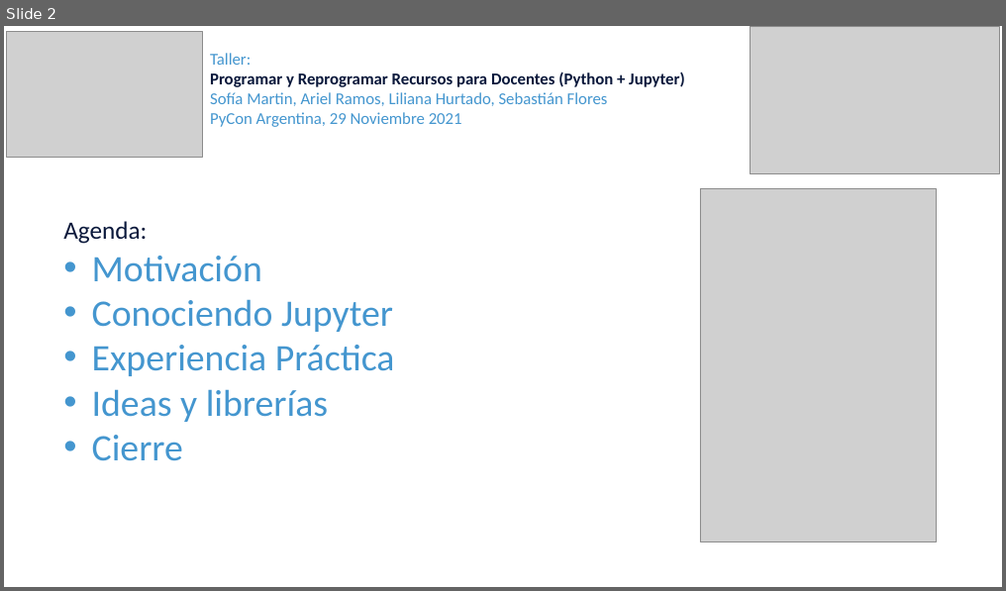
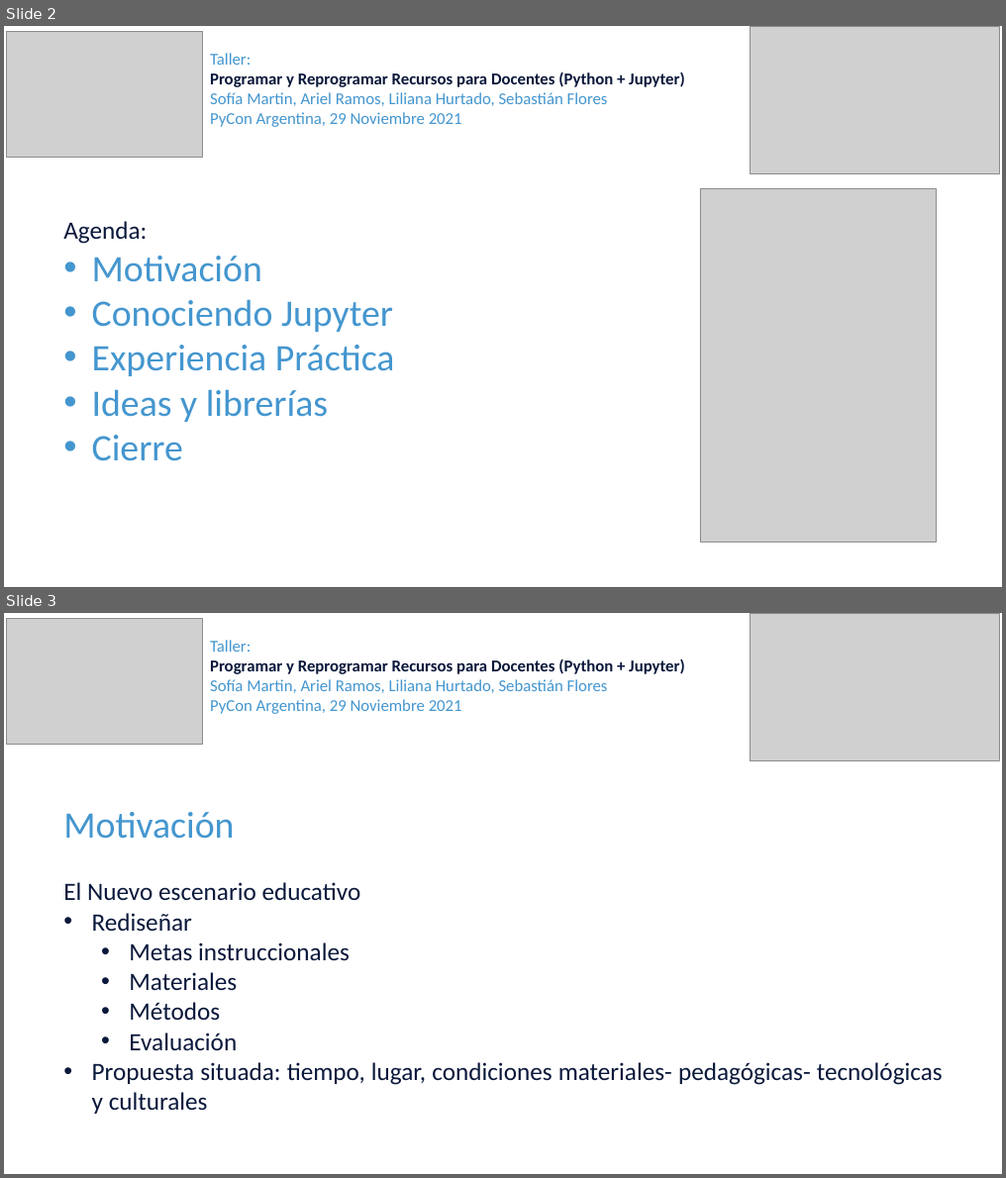
Before and after one commit to sebastiandres/pycon_ar, a slide deck: Parte1-Liliana-Motivacion.pptx. Shown one above the other, each under a label of ours: slide 2 before the commit, slides 2 and 3 after it. The pictures are 1006x591 and 1006x1178 pixels, drawn with LibreOffice and Linux fonts; fonts in the diff are those of the drawing; grey boxes stand for pictures. Boxes give left, top, right and bottom in pixels: in the first picture for what was removed or moved away, otherwise in the second. Text is boxed around its words. In the diff, an @@ line names an element or a change of style, - is before the commit and + after.

```diff
--- a/Parte1-Liliana-Motivacion.pptx
+++ b/Parte1-Liliana-Motivacion.pptx
@@ slide 3 added at bbox=[4, 613, 1002, 1174], background #FFFFFF @@
@@ picture added at bbox=[7, 618, 203, 744] @@
@@ text added at bbox=[210, 640, 685, 714], 16 pt, text #4496CF @@
+Taller:
+Programar y Reprogramar Recursos para Docentes (Python + Jupyter)
+Sofía Martin, Ariel Ramos, Liliana Hurtado, Sebastián Flores
+PyCon Argentina, 29 Noviembre 2021
@@ picture added at bbox=[749, 613, 999, 761] @@
@@ text added at bbox=[63, 812, 943, 1114], 24 pt, text #0A183B @@
+Motivación
+El Nuevo escenario educativo
+• Rediseñar
+  • Metas instruccionales
+  • Materiales
+  • Métodos
+  • Evaluación
+• Propuesta situada: tiempo, lugar, condiciones materiales- pedagógicas- tecnológicas y culturales
```
Also in this commit, not shown: 3 slides changed, 3 other slides added, 1 other file.
